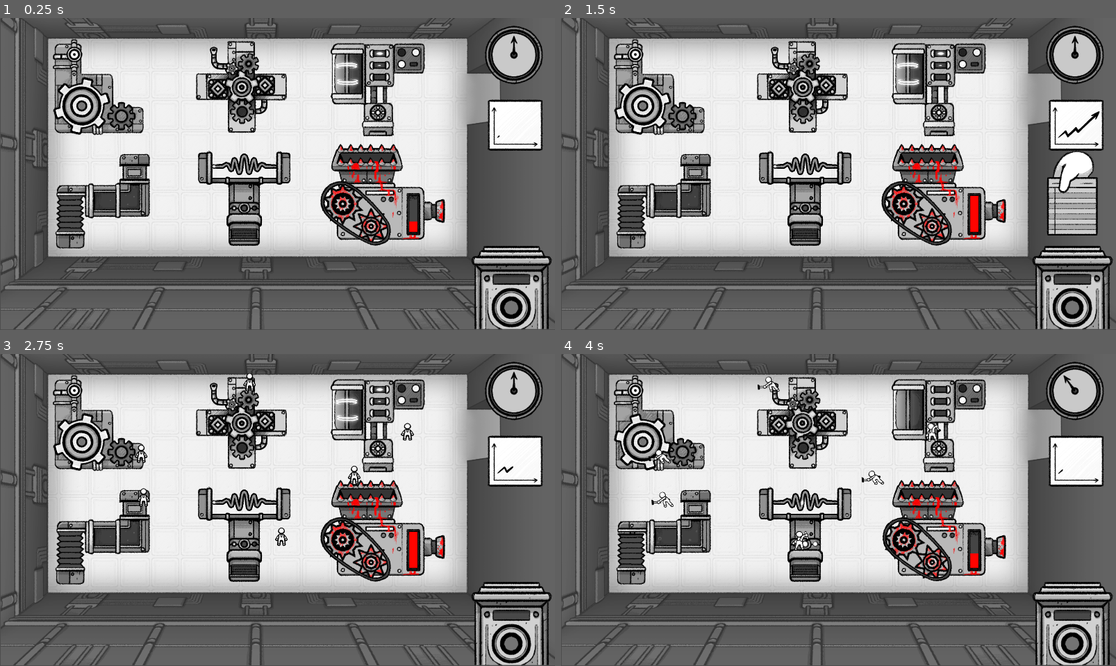
Above: before the commit, frames 1-4 (two rows, left to right).
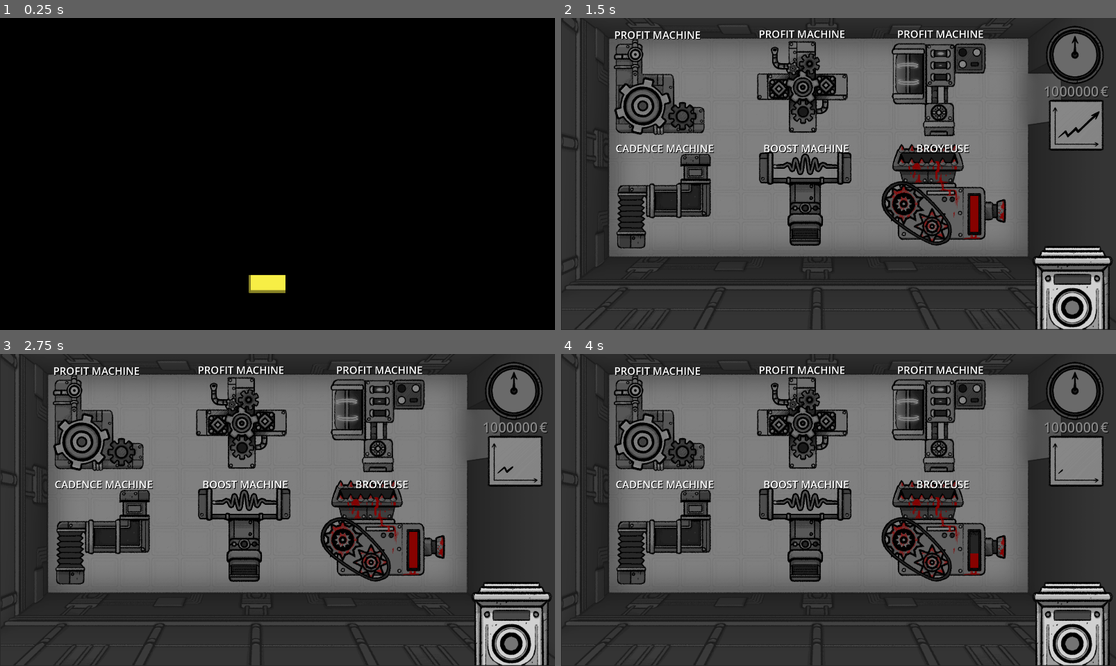
Above: after the commit, the same moments.

Repository: Aeropulu/LaHordeJam
Game: Godot game, scene res://scenes/usine.tscn
The game is run twice, just before and just after one commit, with the same random seed, the same clock (stepped at 60 frames per second) and the same inputs. Sound files missing from this copy of the repository are replaced by a short silence.
Inputs (mouse positions are in pixels of both pictures, inside the frame that each line leads up to):
- Up to frame 1 (0.25 s): no input
- Up to frame 2 (1.5 s): click (827, 283) at 0.52 s; click (1054, 286) at 1.27 s
- Up to frame 3 (2.75 s): tap Enter (ui_accept) at 2 s; drag from (99, 425) to (244, 425) at 2.02 s
- Up to frame 4 (4 s): drag from (805, 425) to (660, 425) at 2.77 s; move the mouse to (938, 428) at 3.52 s; press the mouse at (938, 428) at 3.53 s; hold Left (ui_left) from 3.53 s (still down)

The runs differ from the first frame. In frame 1, 94% of the frame differs, in the area x 0-100%, y 0-100%; in frame 2, 89%; in frame 3, 89%; in frame 4, 90%.

Commit message:
menu, bouton

Diff:
--- a/scenes/usine.tscn
+++ b/scenes/usine.tscn
@@ -1,6 +1,8 @@
-[gd_scene load_steps=49 format=3 uid="uid://bbmfrvkiohwg5"]
+[gd_scene load_steps=54 format=3 uid="uid://bbmfrvkiohwg5"]
 
 [ext_resource type="Script" path="res://scripts/menu_manager.gd" id="1_30a5d"]
+[ext_resource type="Texture2D" uid="uid://buhdrmfpdabjw" path="res://assets/sprites/UI/standard_bouton_normal_placeHolder.png" id="2_kdlnj"]
+[ext_resource type="Texture2D" uid="uid://dws8op4xqaukn" path="res://assets/sprites/UI/standard_bouton_pressed_placeHolder.png" id="3_b1two"]
 [ext_resource type="PackedScene" uid="uid://doq8qwsed4ijd" path="res://scenes/vfx/profit_effect.tscn" id="5_2u55f"]
 [ext_resource type="AudioStream" uid="uid://b25qd31qd13mu" path="res://assets/music/Energy_Source_-_Radiation.ogg" id="16_feel5"]
 [ext_resource type="Texture2D" uid="uid://eenud47e0iot" path="res://assets/sprites/machines/barre place holder.png" id="17_syvym"]
@@ -87,6 +89,32 @@
 [sub_resource type="RectangleShape2D" id="RectangleShape2D_xcl7e"]
 size = Vector2(292, 324)
 
+[sub_resource type="Animation" id="Animation_tcyd1"]
+resource_name = "labelAnimation"
+length = 0.8
+loop_mode = 1
+tracks/0/type = "value"
+tracks/0/imported = false
+tracks/0/enabled = true
+tracks/0/path = NodePath(".:position")
+tracks/0/interp = 1
+tracks/0/loop_wrap = true
+tracks/0/keys = {
+"times": PackedFloat32Array(0, 0.2, 0.4, 0.6, 0.8),
+"transitions": PackedFloat32Array(1, 1, 1, 1, 1),
+"update": 0,
+"values": [Vector2(184, 30), Vector2(184, 25), Vector2(184, 30), Vector2(184, 35), Vector2(184, 30)]
+}
+
+[sub_resource type="Animation" id="Animation_qqe6h"]
+length = 0.001
+
+[sub_resource type="AnimationLibrary" id="AnimationLibrary_eatow"]
+_data = {
+"RESET": SubResource("Animation_qqe6h"),
+"labelAnimation": SubResource("Animation_tcyd1")
+}
+
 [sub_resource type="SpriteFrames" id="SpriteFrames_maoun"]
 animations = [{
 "frames": [{
@@ -148,6 +176,8 @@
 offset_top = 889.0
 offset_right = 900.0
 offset_bottom = 929.0
+texture_normal = ExtResource("2_kdlnj")
+texture_pressed = ExtResource("3_b1two")
 
 [node name="menu_briefing" type="CanvasLayer" parent="menu_manager"]
 visible = false
@@ -157,13 +187,125 @@
 offset_bottom = 1080.0
 color = Color(0, 0, 0, 1)
 
+[node name="Sprite2D" type="Sprite2D" parent="menu_manager/menu_briefing"]
+
+[node name="launch_config" type="TextureButton" parent="menu_manager/menu_briefing"]
+offset_left = 1645.0
+offset_top = 896.0
+offset_right = 1773.0
+offset_bottom = 960.0
+texture_normal = ExtResource("2_kdlnj")
+texture_pressed = ExtResource("3_b1two")
+
 [node name="menu_config" type="CanvasLayer" parent="menu_manager"]
-visible = false
 
 [node name="ColorRect" type="ColorRect" parent="menu_manager/menu_config"]
 offset_right = 1920.0
 offset_bottom = 1080.0
+mouse_filter = 2
 color = Color(0, 0, 0, 0.470588)
+
+[node name="Pointeuse" type="Node2D" parent="menu_manager/menu_config"]
+position = Vector2(1770, 932)
+script = ExtResource("29_k2v45")
+
+[node name="background" type="Sprite2D" parent="menu_manager/menu_config/Pointeuse"]
+texture = ExtResource("29_blibx")
+
+[node name="pointer" type="AnimatedSprite2D" parent="menu_manager/menu_config/Pointeuse"]
+visible = false
+position = Vector2(0, -276)
+sprite_frames = SubResource("SpriteFrames_6qc18")
+frame = 9
+frame_progress = 1.0
+
+[node name="Area2D" type="Area2D" parent="menu_manager/menu_config/Pointeuse"]
+
+[node name="CollisionShape2D" type="CollisionShape2D" parent="menu_manager/menu_config/Pointeuse/Area2D"]
+shape = SubResource("RectangleShape2D_xcl7e")
+
+[node name="pointerSFX" type="AudioStreamPlayer2D" parent="menu_manager/menu_config/Pointeuse"]
+stream = ExtResource("41_5nb36")
+
+[node name="ding" type="AudioStreamPlayer2D" parent="menu_manager/menu_config/Pointeuse"]
+stream = ExtResource("42_2puvo")
+
+[node name="profit_machine" type="RichTextLabel" parent="menu_manager/menu_config"]
+offset_left = 184.0
+offset_top = 32.9753
+offset_right = 504.0
+offset_bottom = 132.975
+theme_override_colors/font_shadow_color = Color(0, 0, 0, 1)
+theme_override_constants/shadow_offset_x = 2
+theme_override_constants/shadow_offset_y = 2
+theme_override_font_sizes/normal_font_size = 36
+text = "PROFIT MACHINE"
+scroll_active = false
+
+[node name="AnimationPlayer" type="AnimationPlayer" parent="menu_manager/menu_config/profit_machine"]
+libraries = {
+"": SubResource("AnimationLibrary_eatow")
+}
+
+[node name="profit_machine2" type="RichTextLabel" parent="menu_manager/menu_config"]
+offset_left = 684.0
+offset_top = 30.0
+offset_right = 1004.0
+offset_bottom = 130.0
+theme_override_colors/font_shadow_color = Color(0, 0, 0, 1)
+theme_override_constants/shadow_offset_x = 2
+theme_override_constants/shadow_offset_y = 2
+theme_override_font_sizes/normal_font_size = 36
+text = "PROFIT MACHINE"
+scroll_active = false
+
+[node name="profit_machine3" type="RichTextLabel" parent="menu_manager/menu_config"]
+offset_left = 1163.0
+offset_top = 30.0
+offset_right = 1483.0
+offset_bottom = 130.0
+theme_override_colors/font_shadow_color = Color(0, 0, 0, 1)
+theme_override_constants/shadow_offset_x = 2
+theme_override_constants/shadow_offset_y = 2
+theme_override_font_sizes/normal_font_size = 36
+text = "PROFIT MACHINE"
+scroll_active = false
+
+[node name="profit_machine4" type="RichTextLabel" parent="menu_manager/menu_config"]
+offset_left = 189.0
+offset_top = 426.0
+offset_right = 539.0
+offset_bottom = 526.0
+theme_override_colors/font_shadow_color = Color(0, 0, 0, 1)
+theme_override_constants/shadow_offset_x = 2
+theme_override_constants/shadow_offset_y = 2
+theme_override_font_sizes/normal_font_size = 36
+text = "CADENCE MACHINE"
+scroll_active = false
+
+[node name="profit_machine5" type="RichTextLabel" parent="menu_manager/menu_config"]
+offset_left = 700.0
+offset_top = 426.0
+offset_right = 1050.0
+offset_bottom = 526.0
+theme_override_colors/font_shadow_color = Color(0, 0, 0, 1)
+theme_override_constants/shadow_offset_x = 2
+theme_override_constants/shadow_offset_y = 2
+theme_override_font_sizes/normal_font_size = 36
+text = "BOOST MACHINE"
+scroll_active = false
+
+[node name="profit_machine6" type="RichTextLabel" parent="menu_manager/menu_config"]
+offset_left = 1229.0
+offset_top = 426.0
+offset_right = 1579.0
+offset_bottom = 526.0
+theme_override_colors/font_shadow_color = Color(0, 0, 0, 1)
+theme_override_constants/shadow_offset_x = 2
+theme_override_constants/shadow_offset_y = 2
+theme_override_font_sizes/normal_font_size = 36
+text = "BROYEUSE"
+scroll_active = false
 
 [node name="menu_debriefing" type="CanvasLayer" parent="menu_manager"]
 visible = false
@@ -173,6 +315,12 @@
 offset_bottom = 1080.0
 color = Color(0, 0, 0, 0.803922)
 
+[node name="next_day" type="TextureButton" parent="menu_manager/menu_debriefing"]
+offset_right = 40.0
+offset_bottom = 40.0
+texture_normal = ExtResource("2_kdlnj")
+texture_pressed = ExtResource("3_b1two")
+
 [node name="menu_gameover" type="CanvasLayer" parent="menu_manager"]
 visible = false
 
@@ -181,6 +329,12 @@
 offset_bottom = 1080.0
 color = Color(0, 0, 0, 0.764706)
 
+[node name="restart_game" type="TextureButton" parent="menu_manager/menu_gameover"]
+offset_right = 40.0
+offset_bottom = 40.0
+texture_normal = ExtResource("2_kdlnj")
+texture_pressed = ExtResource("3_b1two")
+
 [node name="GameMusic" type="AudioStreamPlayer2D" parent="."]
 stream = ExtResource("16_feel5")
 autoplay = true
@@ -212,13 +366,16 @@
 [node name="Machine2" parent="." instance=ExtResource("26_uqcj8")]
 position = Vector2(835, 239)
 machine_type = 1
+_slot_count = 0
 
 [node name="Machine6" parent="." instance=ExtResource("25_024x3")]
 position = Vector2(1307, 249)
+_slot_count = 0
 
 [node name="Machine3" parent="." instance=ExtResource("27_uthxa")]
 position = Vector2(1324, 612)
 machine_type = 2
+_slot_count = 0
 
 [node name="TextureProgressBar" type="TextureProgressBar" parent="Machine3"]
 offset_left = 90.0
@@ -237,9 +394,11 @@
 
 [node name="Machine4" parent="." instance=ExtResource("55_lhpfv")]
 position = Vector2(355, 634)
+_slot_count = 0
 
 [node name="Machine5" parent="." instance=ExtResource("24_w07ob")]
 position = Vector2(845, 625)
+_slot_count = 0
 
 [node name="Background" type="Sprite2D" parent="."]
 z_index = -1
@@ -251,8 +410,29 @@
 script = ExtResource("24_vxwht")
 
 [node name="profitLabel" type="RichTextLabel" parent="Profit"]
-offset_right = 40.0
-offset_bottom = 40.0
+offset_left = -121.0
+offset_top = -42.0
+offset_right = 79.0
+offset_bottom = 38.0
+theme_override_colors/font_shadow_color = Color(0, 0, 0, 1)
+theme_override_constants/shadow_offset_x = 2
+theme_override_constants/shadow_offset_y = 2
+theme_override_font_sizes/normal_font_size = 48
+text = "1000000"
+scroll_active = false
+text_direction = 2
+
+[node name="euroLabel" type="RichTextLabel" parent="Profit"]
+offset_left = 84.0
+offset_top = -42.0
+offset_right = 144.0
+offset_bottom = 38.0
+theme_override_colors/font_shadow_color = Color(0, 0, 0, 1)
+theme_override_constants/shadow_offset_x = 2
+theme_override_constants/shadow_offset_y = 2
+theme_override_font_sizes/normal_font_size = 48
+text = "€"
+scroll_active = false
 
 [node name="Horloge" type="Node2D" parent="."]
 position = Vector2(1778, 128)
@@ -264,31 +444,6 @@
 [node name="fleche" type="Sprite2D" parent="Horloge"]
 texture = ExtResource("28_fnqka")
 offset = Vector2(0, -32)
-
-[node name="Pointeuse" type="Node2D" parent="."]
-position = Vector2(1770, 932)
-script = ExtResource("29_k2v45")
-
-[node name="background" type="Sprite2D" parent="Pointeuse"]
-texture = ExtResource("29_blibx")
-
-[node name="pointer" type="AnimatedSprite2D" parent="Pointeuse"]
-visible = false
-position = Vector2(0, -276)
-sprite_frames = SubResource("SpriteFrames_6qc18")
-frame = 9
-frame_progress = 1.0
-
-[node name="Area2D" type="Area2D" parent="Pointeuse"]
-
-[node name="CollisionShape2D" type="CollisionShape2D" parent="Pointeuse/Area2D"]
-shape = SubResource("RectangleShape2D_xcl7e")
-
-[node name="pointerSFX" type="AudioStreamPlayer2D" parent="Pointeuse"]
-stream = ExtResource("41_5nb36")
-
-[node name="ding" type="AudioStreamPlayer2D" parent="Pointeuse"]
-stream = ExtResource("42_2puvo")
 
 [node name="Market" type="Node2D" parent="."]
 position = Vector2(1783, 371)
@@ -306,8 +461,15 @@
 offset = Vector2(960, 540)
 script = ExtResource("54_r10u0")
 
+[node name="Pointeuse_sprite" type="Sprite2D" parent="."]
+position = Vector2(1770, 934)
+texture = ExtResource("29_blibx")
+
+[connection signal="pressed" from="menu_manager/menu_main/start_game" to="menu_manager" method="_on_start_game_pressed"]
+[connection signal="pressed" from="menu_manager/menu_briefing/launch_config" to="menu_manager" method="_on_launch_config_pressed"]
+[connection signal="pointeuse_finished" from="menu_manager/menu_config/Pointeuse" to="menu_manager" method="_on_pointeuse_pointeuse_finished"]
+[connection signal="animation_finished" from="menu_manager/menu_config/Pointeuse/pointer" to="menu_manager/menu_config/Pointeuse" method="_on_pointer_animation_finished"]
+[connection signal="input_event" from="menu_manager/menu_config/Pointeuse/Area2D" to="menu_manager/menu_config/Pointeuse" method="_on_area_2d_input_event"]
 [connection signal="timeout" from="Machine3/TextureProgressBar/Timer" to="Machine3/TextureProgressBar" method="_on_timer_timeout"]
-[connection signal="animation_finished" from="Pointeuse/pointer" to="Pointeuse" method="_on_pointer_animation_finished"]
-[connection signal="input_event" from="Pointeuse/Area2D" to="Pointeuse" method="_on_area_2d_input_event"]
 
 [editable path="Machine"]
--- a/scripts/Pointeuse.gd
+++ b/scripts/Pointeuse.gd
@@ -1,5 +1,6 @@
 extends Node2D
 
+signal pointeuse_finished
 
 # Called when the node enters the scene tree for the first time.
 func _ready():
@@ -16,6 +17,8 @@
 	$pointerSFX.play()
 	await $pointerSFX.finished
 	$ding.play()
+	await $ding.finished
+	pointeuse_finished.emit()
 	FactoryManager._on_button_pressed()
 
 func _on_area_2d_input_event(viewport, event, shape_idx):
--- a/scripts/menu_manager.gd
+++ b/scripts/menu_manager.gd
@@ -3,9 +3,27 @@
 
 # Called when the node enters the scene tree for the first time.
 func _ready():
-	pass # Replace with function body.
+	$menu_main.visible = true
+	$menu_briefing.visible = false
+	$menu_config.visible = false
+	$menu_debriefing.visible = false
+	$menu_gameover.visible = false
 
 
 # Called every frame. 'delta' is the elapsed time since the previous frame.
 func _process(delta):
 	pass
+
+
+func _on_start_game_pressed():
+	$menu_main.visible = false
+	$menu_briefing.visible = true
+
+
+func _on_launch_config_pressed():
+	$menu_briefing.visible = false
+	$menu_config.visible = true
+
+
+func _on_pointeuse_pointeuse_finished():
+	$menu_config.visible = false
Binary file added: assets/sprites/UI/standard_bouton_normal_placeHolder.png
Not shown, added: assets/sprites/UI/standard_bouton_normal_placeHolder.png.import
Binary file added: assets/sprites/UI/standard_bouton_pressed_placeHolder.png
Not shown, added: assets/sprites/UI/standard_bouton_pressed_placeHolder.png.import
